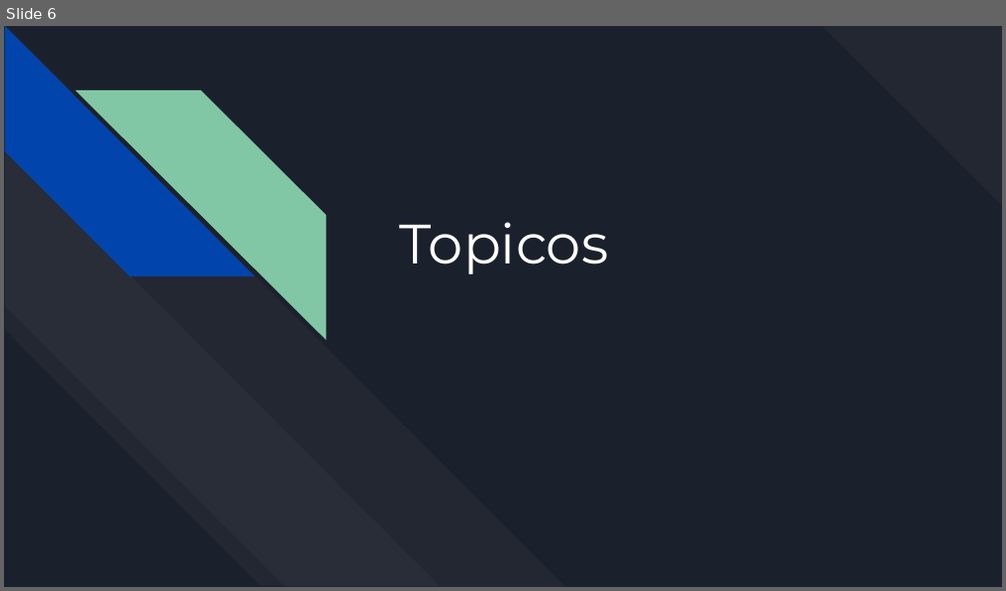
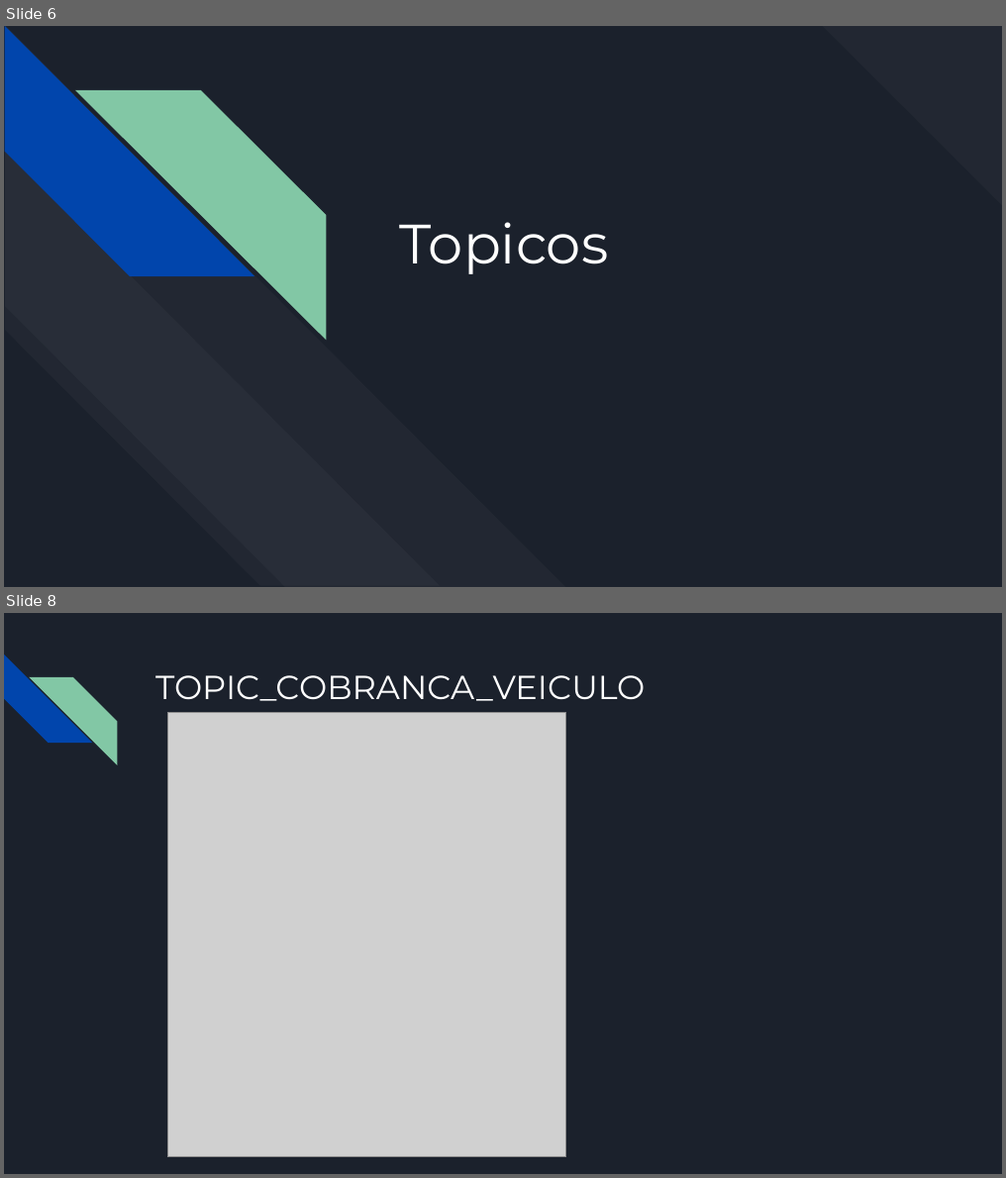
Before and after one commit to lukkasmatheu/Kafka-Broker, a slide deck: Ticket Car.pptx. Shown one above the other, each under a label of ours: slide 6 before the commit, slides 6 and 8 after it; the slides between them are not shown. The pictures are 1006x591 and 1006x1178 pixels, drawn with LibreOffice and Linux fonts; fonts in the diff are those of the drawing; grey boxes stand for pictures. Boxes give left, top, right and bottom in pixels: in the first picture for what was removed or moved away, otherwise in the second. Text is boxed around its words. In the diff, an @@ line names an element or a change of style, - is before the commit and + after.

```diff
--- a/Ticket Car.pptx
+++ b/Ticket Car.pptx
@@ slide 8 added at [4,613,1002,1174], background #1B212C @@
@@ diag stripe added at [4,655,92,743], fill #0145AC @@
@@ diag stripe added at [29,677,117,764], fill #82C7A5 @@
@@ title added at [155,675,645,701], 24 pt, text #FFFFFF @@
+TOPIC_COBRANCA_VEICULO
@@ picture added at [167,713,566,1157] @@
```
Also in this commit, not shown: 1 slide changed.
